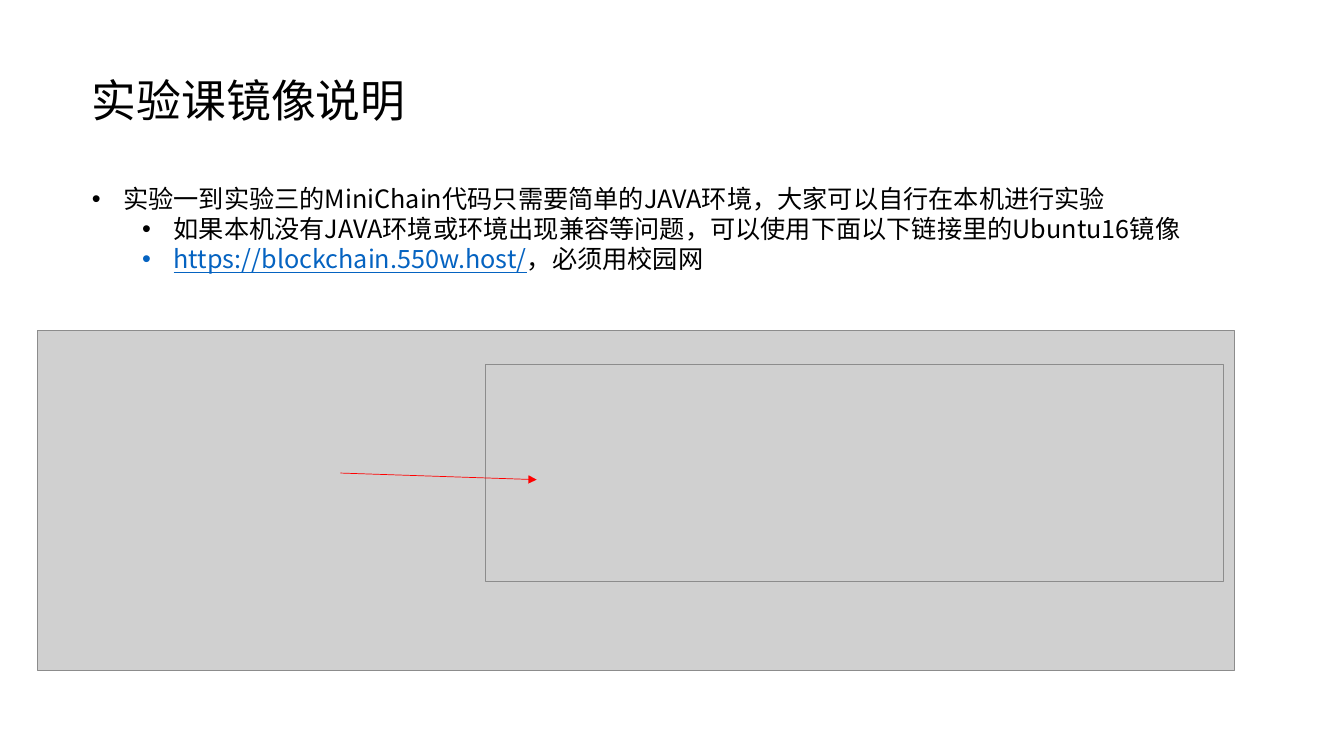
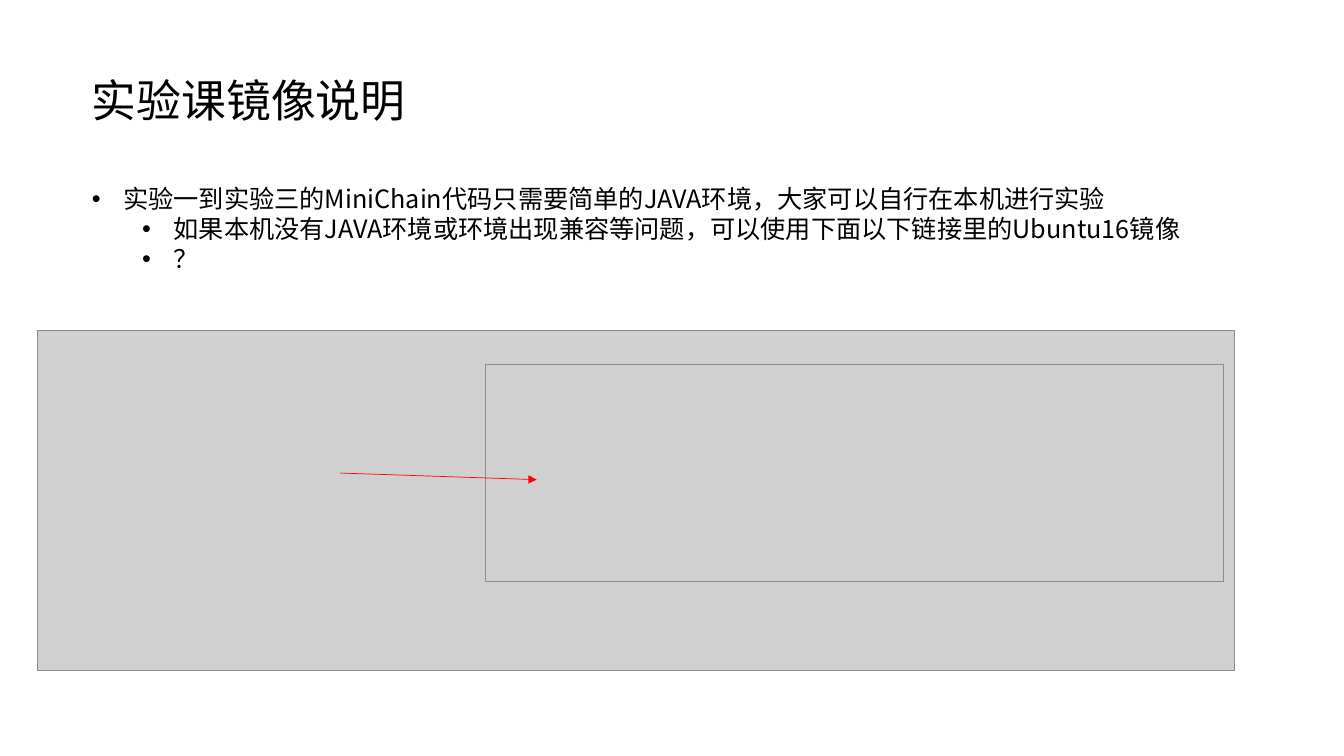
Before and after one commit to WeiLeGeZhi/Blockchain-and-Sharing-Database, a slide deck: slide 6 of lab 01 02 03/Vmware虚拟机及ovf .pptx. Drawn at 1344x756 pixels with LibreOffice and Linux fonts; fonts in the diff are those of the drawing; grey boxes stand for pictures. Boxes give left, top, right and bottom in pixels: in the first picture for what was removed or moved away, otherwise in the second. Text is boxed around its words. In the diff, an @@ line names an element or a change of style, - is before the commit and + after.

```diff
--- a/lab 01 02 03/Vmware虚拟机及ovf .pptx
+++ b/lab 01 02 03/Vmware虚拟机及ovf .pptx
@@ text at <box>174,246,704,274</box>: text changed; text colour #0563C1 to #000000 @@
-  • https://blockchain.550w.host/，必须用校园网
+  • ？
```
Also in this commit, not shown: 2 other slides changed.
